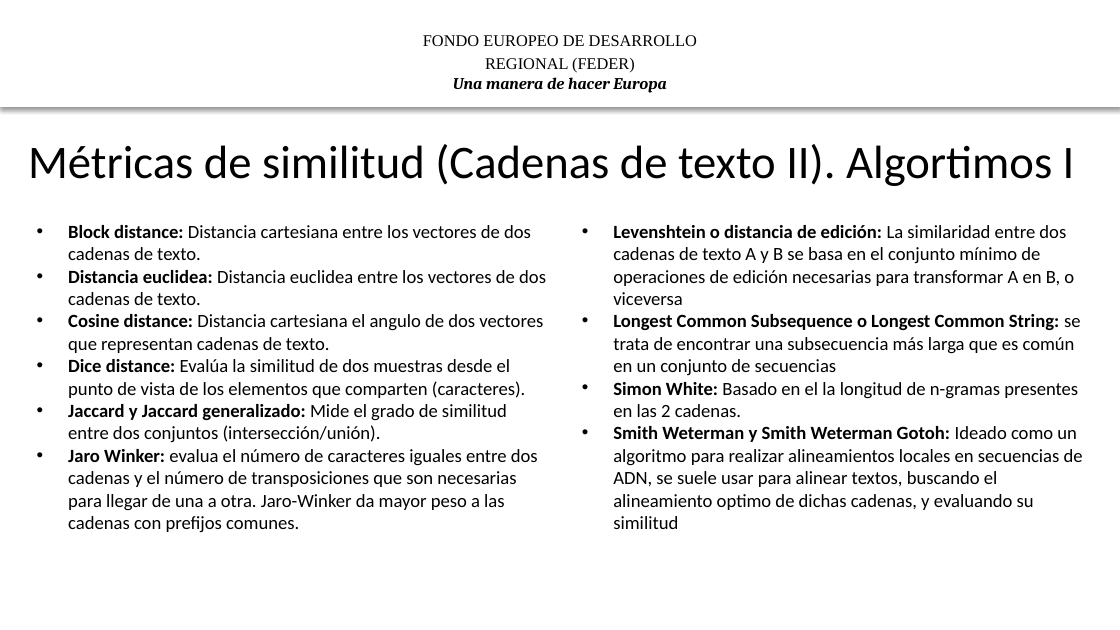
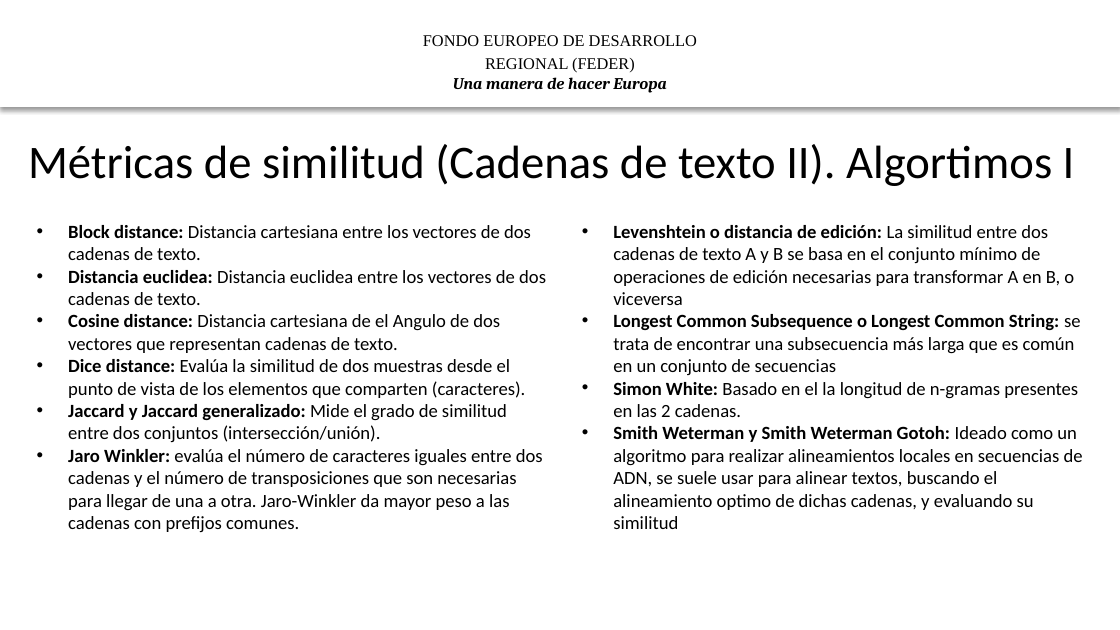
Before and after one commit to HerculesCRUE/ib-asio-docs-, a slide deck: slide 13 of 28-Material_de_formación/Formación Federación y Descubrimiento/I Marco teórico de la comparación de entidades (librería de descubrimiento).pptx (slide 8 before the commit). Drawn at 1120x630 pixels with LibreOffice and Linux fonts; fonts in the diff are those of the drawing; background and template pictures are left out. Boxes give left, top, right and bottom in pixels: in the first picture for what was removed or moved away, otherwise in the second. Text is boxed around its words. In the diff, an @@ line names an element or a change of style, - is before the commit and + after.

Commit message:
Implemented new evaluations in fair

```diff
--- a/28-Material_de_formación/Formación Federación y Descubrimiento/I Marco teórico de la comparación de entidades (librería de descubrimiento).pptx
+++ b/28-Material_de_formación/Formación Federación y Descubrimiento/I Marco teórico de la comparación de entidades (librería de descubrimiento).pptx
@@ text at [613,225,1074,305]: text changed @@
-• Levenshtein o distancia de edición: La similaridad entre dos cadenas de texto A y B se basa en el conjunto mínimo de operaciones de edición necesarias para transformar A en B, o viceversa
+• Levenshtein o distancia de edición: La similitud entre dos cadenas de texto A y B se basa en el conjunto mínimo de operaciones de edición necesarias para transformar A en B, o viceversa
@@ text at [68,314,500,353]: text changed @@
-• Cosine distance: Distancia cartesiana el angulo de dos vectores que representan cadenas de texto.
+• Cosine distance: Distancia cartesiana de el Angulo de dos vectores que representan cadenas de texto.
@@ text at [68,449,543,532]: text changed @@
-• Jaro Winker: evalua el número de caracteres iguales entre dos cadenas y el número de transposiciones que son necesarias para llegar de una a otra. Jaro-Winker da mayor peso a las cadenas con prefijos comunes.
+• Jaro Winkler: evalúa el número de caracteres iguales entre dos cadenas y el número de transposiciones que son necesarias para llegar de una a otra. Jaro-Winkler da mayor peso a las cadenas con prefijos comunes.
```
Also in this commit, not shown: 11 other slides changed, 11 slides added, 1 slide removed, 19 other files.
